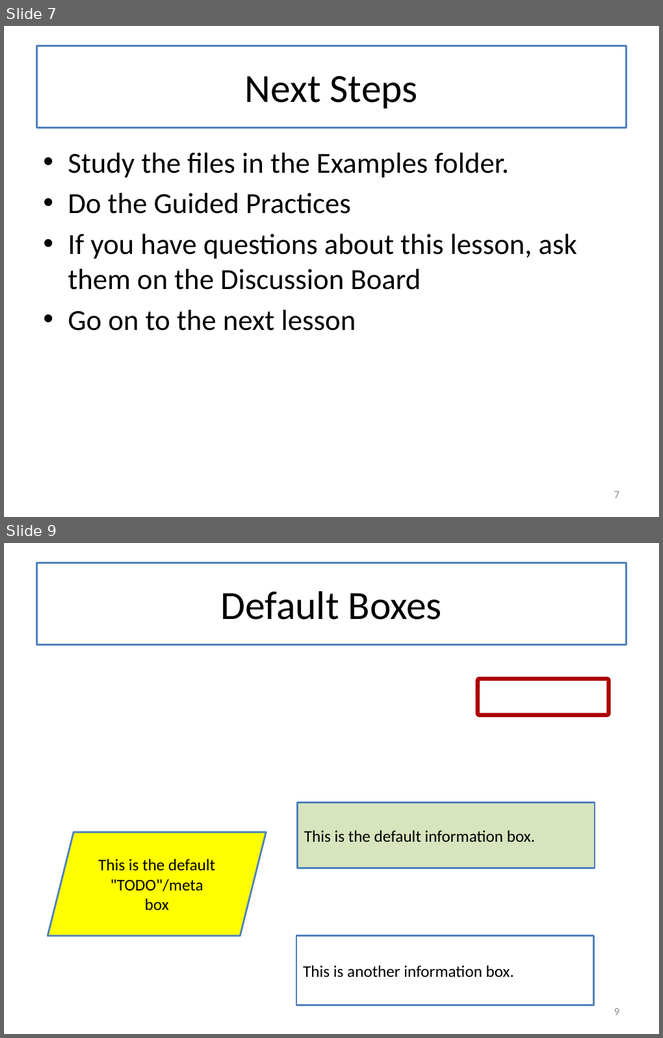
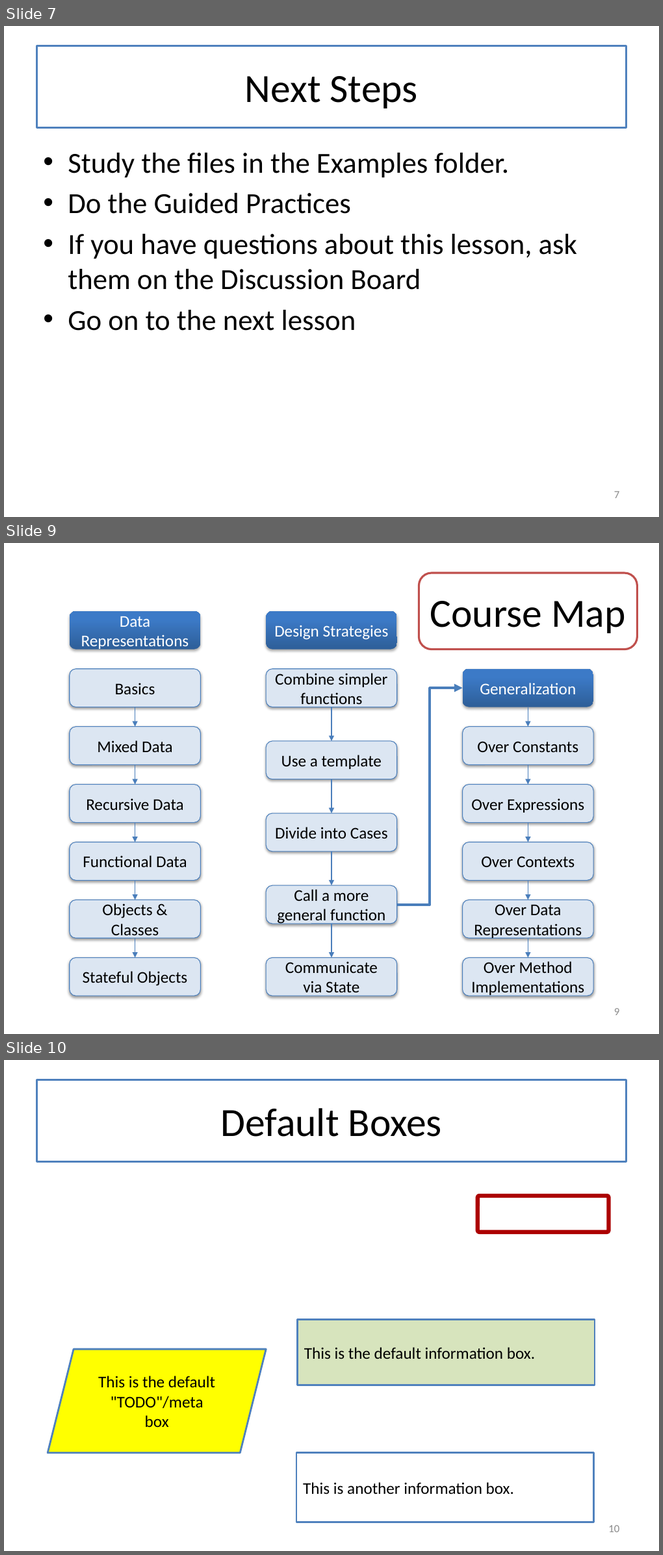
Before and after one commit to mwand/cs5010f16, a slide deck: Slides/Common Slides for CS 5010.pptx. Shown one above the other, each under a label of ours: slides 7 and 9 before the commit, slides 7, 9 and 10 after it; the slides between them are not shown. The pictures are 663x1038 and 663x1555 pixels, drawn with LibreOffice and Linux fonts; fonts in the diff are those of the drawing. Boxes give left, top, right and bottom in pixels: in the first picture for what was removed or moved away, otherwise in the second. Text is boxed around its words. In the diff, an @@ line names an element or a change of style, - is before the commit and + after.

```diff
--- a/Slides/Common Slides for CS 5010.pptx
+++ b/Slides/Common Slides for CS 5010.pptx
@@ slide 9 added at bbox=[4, 543, 659, 1034], background #FFFFFF @@
@@ rounded rectangle added at bbox=[419, 573, 637, 650], outline #C0504D 2.25 pt, 44 pt, text #000000 @@
+Course Map
@@ rounded rectangle added at bbox=[463, 669, 594, 707], fill gradient #2F5F99 to #3D7CC7 to #3A7CCB, 18 pt, text #FFFFFF @@
+Generalization
@@ elbow arrow added from (397, 904) to (463, 688), #4B7EBC 3 pt @@
@@ arrow added from (528, 707) to (528, 726), #4B7EBC 0.75 pt @@
@@ rounded rectangle added at bbox=[463, 726, 594, 765], fill #DCE6F2, outline #4B7EBC 0.75 pt, 18 pt, text #000000 @@
+Over Constants
@@ group added at bbox=[70, 611, 200, 996]: 7 rounded rectangles, 2 arrows @@
+Mixed Data
+Data Representations
+Basics
+Recursive Data
+Functional Data
+Objects & Classes
+Stateful Objects
@@ arrow added from (528, 765) to (528, 785), #4B7EBC 0.75 pt @@
@@ rounded rectangle added at bbox=[463, 785, 594, 823], fill #DCE6F2, outline #4B7EBC 0.75 pt, 18 pt, text #000000 @@
+Over Expressions
@@ arrow added from (135, 823) to (135, 843), #4B7EBC 0.75 pt @@
@@ arrow added from (528, 823) to (528, 843), #4B7EBC 0.75 pt @@
@@ rounded rectangle added at bbox=[463, 843, 594, 880], fill #DCE6F2, outline #4B7EBC 0.75 pt, 18 pt, text #000000 @@
+Over Contexts
@@ arrow added from (135, 880) to (135, 900), #4B7EBC 0.75 pt @@
@@ arrow added from (528, 880) to (528, 900), #4B7EBC 0.75 pt @@
@@ rounded rectangle added at bbox=[463, 900, 594, 938], fill #DCE6F2, outline #4B7EBC 0.75 pt, 18 pt, text #000000 @@
+Over Data Representations
@@ group added at bbox=[266, 611, 397, 996]: 6 rounded rectangles, 4 arrows @@
+Design Strategies
+Combine simpler functions
+Use a template
+Divide into Cases
+Call a more general function
+Communicate via State
@@ arrow added from (135, 938) to (135, 958), #4B7EBC 0.75 pt @@
@@ arrow added from (528, 938) to (528, 958), #4B7EBC 0.75 pt @@
@@ rounded rectangle added at bbox=[463, 958, 594, 996], fill #DCE6F2, outline #4B7EBC 0.75 pt, 18 pt, text #000000 @@
+Over Method Implementations
@@ page number added at bbox=[614, 1008, 620, 1016], 12 pt, text #8C8C8C @@
+9
@@ what was slide 9 is now slide 10 @@
@@ page number at bbox=[608, 1525, 620, 1533]: text changed @@
-9
+10
```
Also in this commit, not shown: 1 slide changed, 25 other files.
